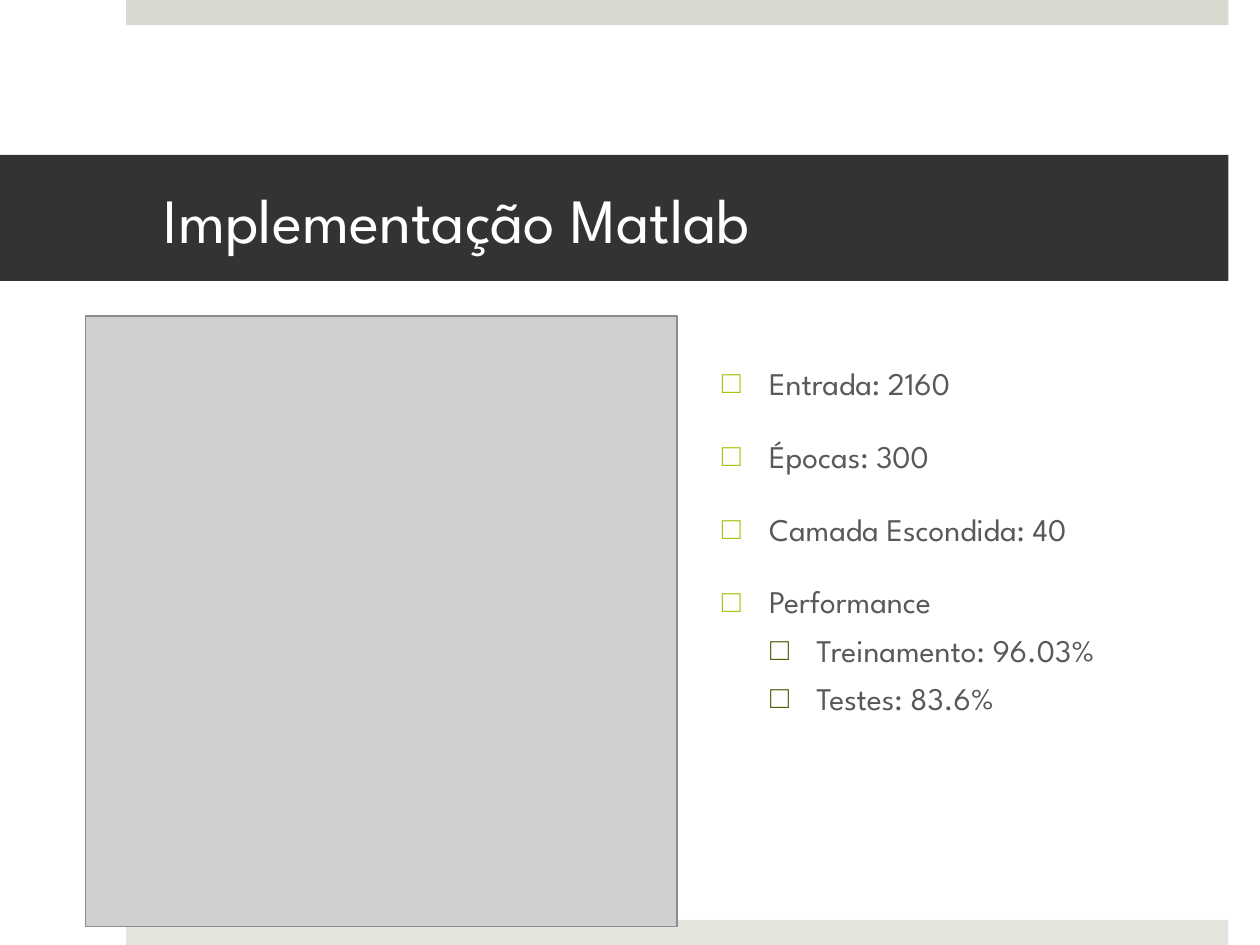
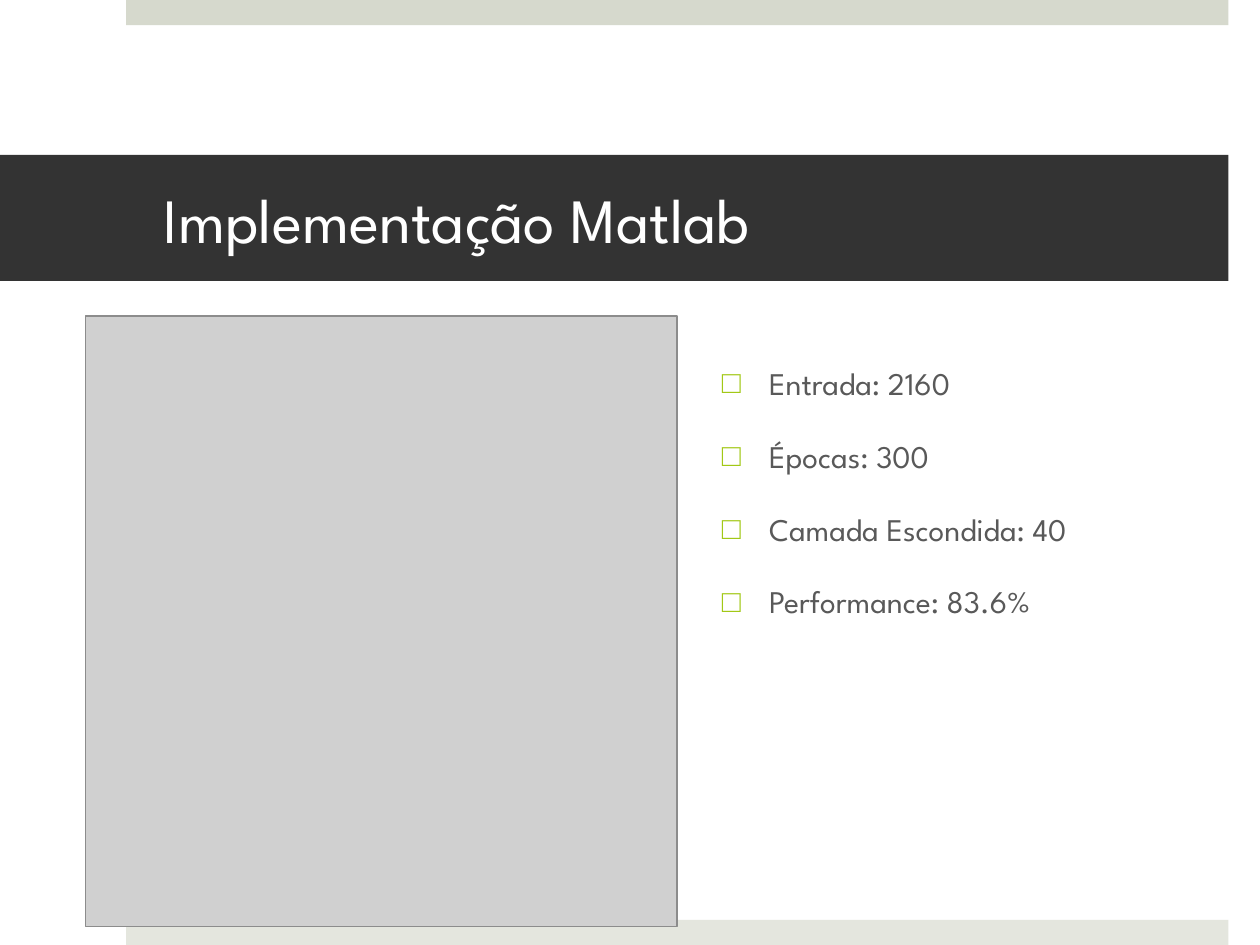
Before and after one commit to MarioBajr/Redes-Neurais, a slide deck: slide 27 of projeto PI.pptx (slide 25 before the commit). Drawn at 1260x945 pixels with LibreOffice and Linux fonts; fonts in the diff are those of the drawing; grey boxes stand for pictures. Boxes give left, top, right and bottom in pixels: in the first picture for what was removed or moved away, otherwise in the second. Text is boxed around its words. In the diff, an @@ line names an element or a change of style, - is before the commit and + after.

```diff
--- a/projeto PI.pptx
+++ b/projeto PI.pptx
@@ text at (769,591,1031,614): text changed @@
-□ Performance
-  □ Treinamento: 96.03%
-  □ Testes: 83.6%
+□ Performance: 83.6%
```
Also in this commit, not shown: 1 slide added.
